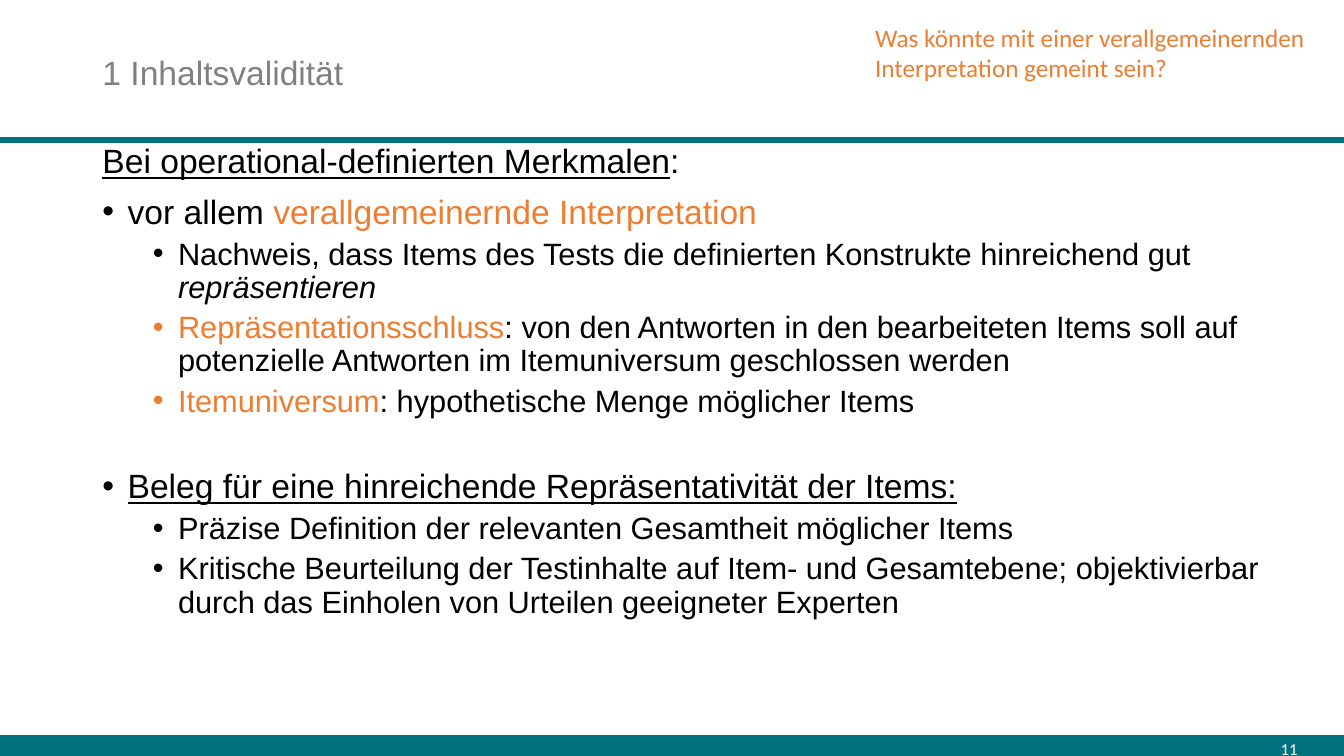
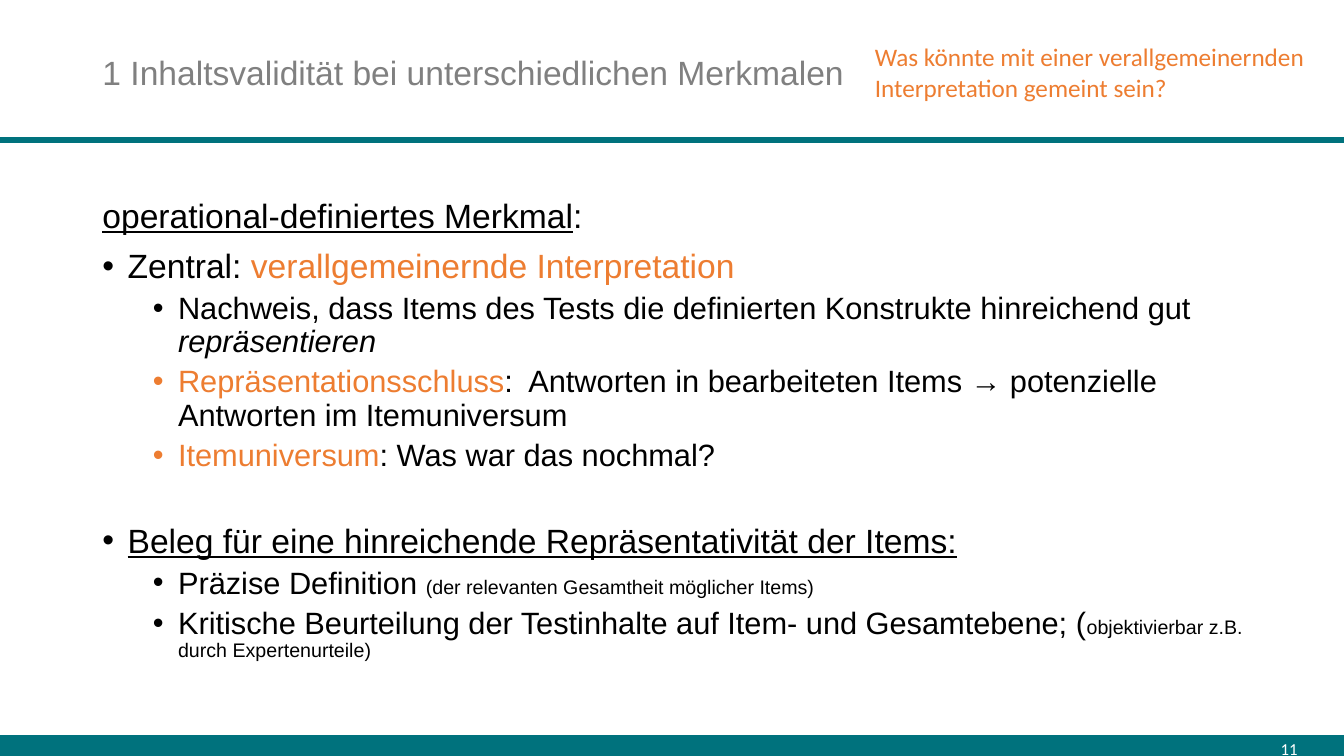
Before and after one commit to sbissantz/testtheory, a slide deck: slide 11 of 11-valid/validity-10.pptx. Drawn at 1344x756 pixels with LibreOffice and Linux fonts; fonts in the diff are those of the drawing. Boxes give left, top, right and bottom in pixels: in the first picture for what was removed or moved away, otherwise in the second. Text is boxed around its words. In the diff, an @@ line names an element or a change of style, - is before the commit and + after.

```diff
--- a/11-valid/validity-10.pptx
+++ b/11-valid/validity-10.pptx
@@ text "Was könnte mit einer verallgemeinernden ...": place and size @@
-text "Was könnte mit einer verallgemeinernden ..." at [875,29,1304,82]
+text "Was könnte mit einer verallgemeinernden ..." at [875,48,1304,102]
@@ title at [102,60,843,86]: text changed @@
-1 Inhaltsvalidität
+1 Inhaltsvalidität bei unterschiedlichen Merkmalen
@@ text at [102,203,735,285]: text changed @@
-Bei operational-definierten Merkmalen:
-• vor allem verallgemeinernde Interpretation
+operational-definiertes Merkmal:
+• Zentral: verallgemeinernde Interpretation
@@ text at [178,369,1157,467]: text changed @@
-  • Repräsentationsschluss: von den Antworten in den bearbeiteten Items soll auf potenzielle Antworten im Itemuniversum geschlossen werden
-  • Itemuniversum: hypothetische Menge möglicher Items
+  • Repräsentationsschluss: Antworten in bearbeiteten Items → potenzielle Antworten im Itemuniversum
+  • Itemuniversum: Was war das nochmal?
@@ text at [178,571,1243,661]: text changed; size 22 to 14 pt @@
-  • Präzise Definition der relevanten Gesamtheit möglicher Items
-  • Kritische Beurteilung der Testinhalte auf Item- und Gesamtebene; objektivierbar durch das Einholen von Urteilen geeigneter Experten
+  • Präzise Definition (der relevanten Gesamtheit möglicher Items)
+  • Kritische Beurteilung der Testinhalte auf Item- und Gesamtebene; (objektivierbar z.B. durch Expertenurteile)
```
Also in this commit, not shown: 2 other slides changed, 3 other files.
